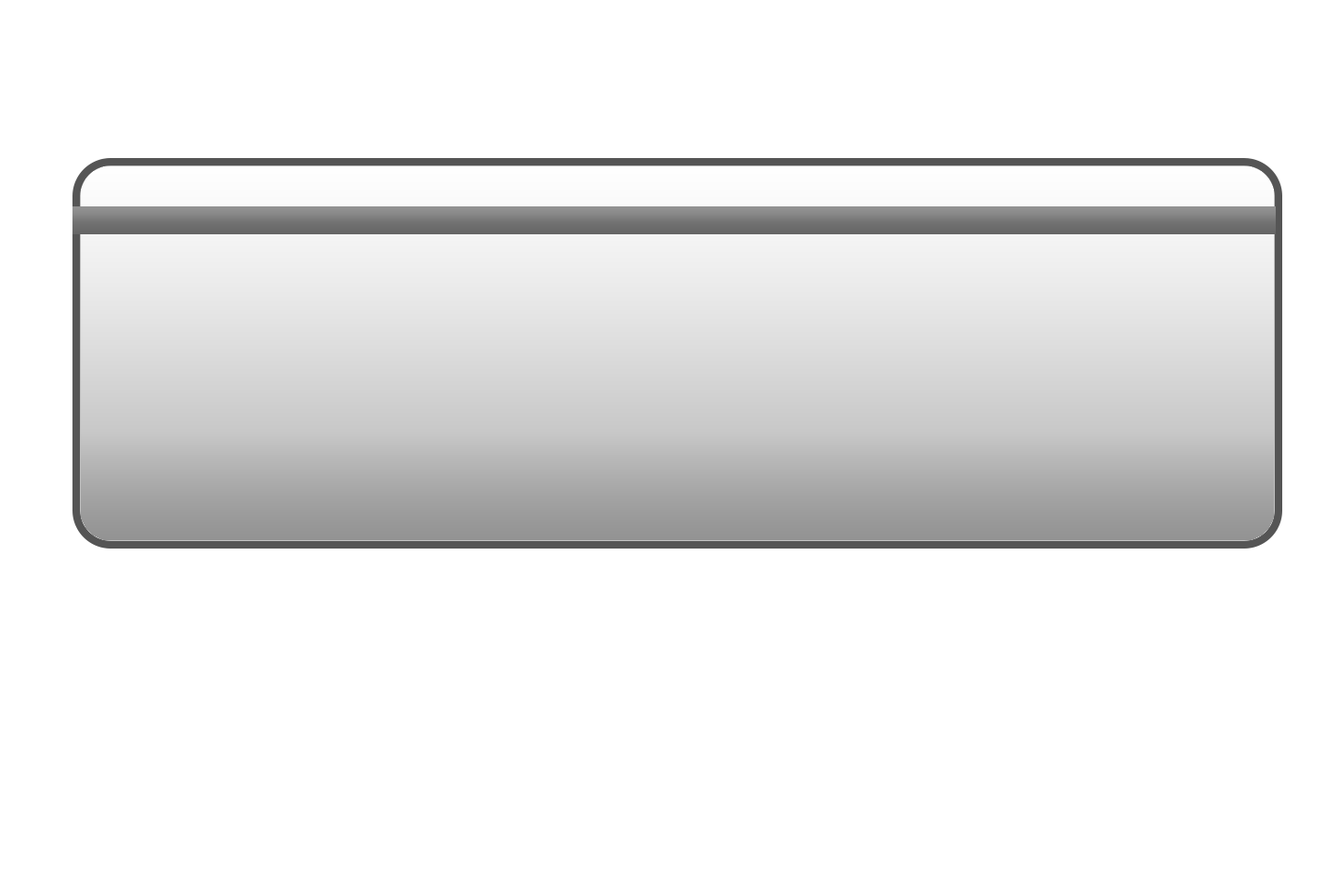
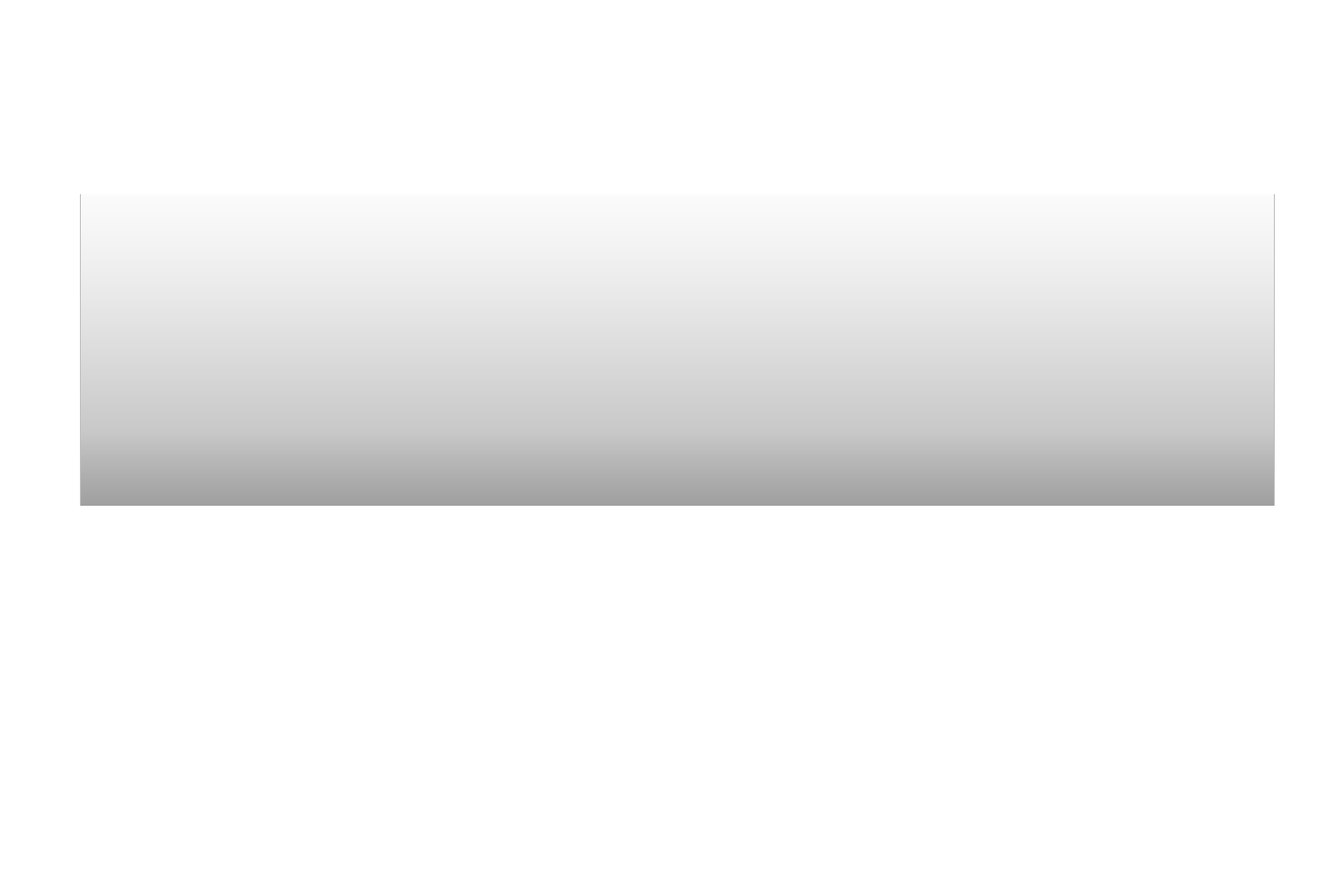
Layers edited between the first and the second 1338px x 873px image:
removed layer "Layer 5" over [72, 206, 1276, 235]
painted on "Rounded Rectangle 1" over [72, 157, 1283, 549]
